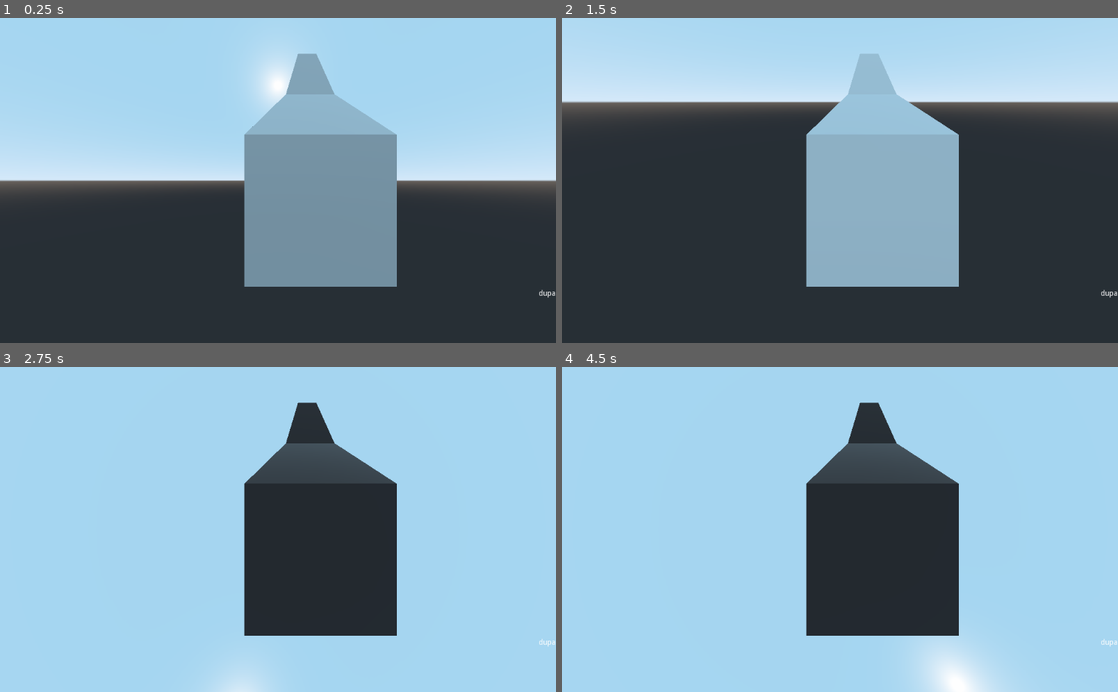
Above: before the commit, frames 1-4 (two rows, left to right).
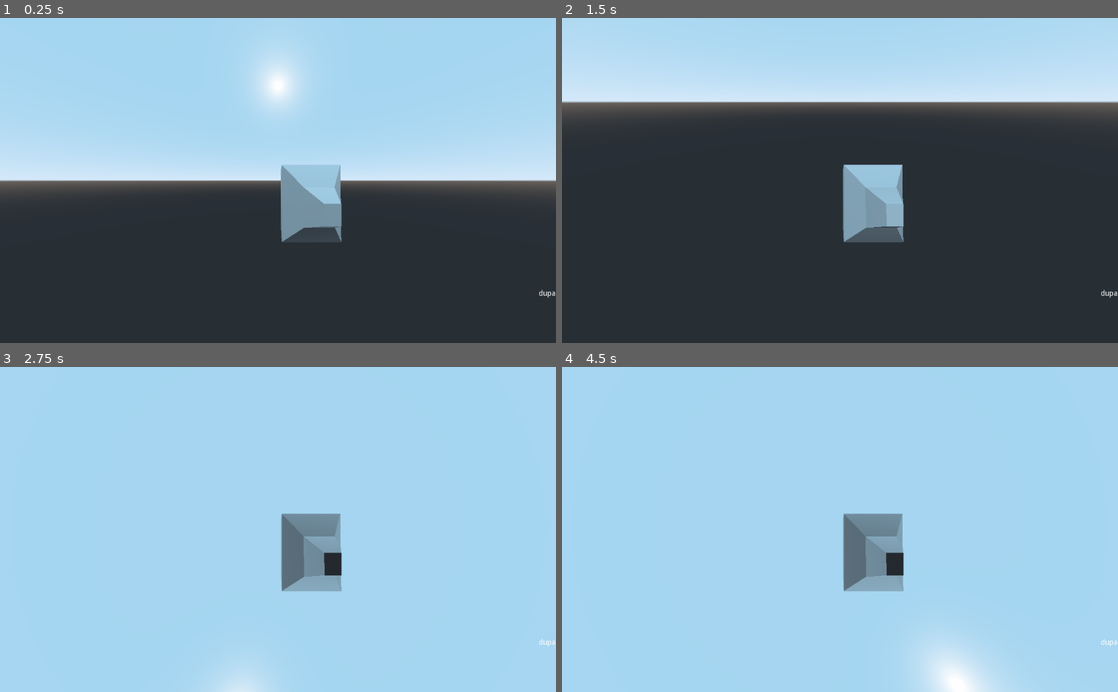
Above: after the commit, the same moments.

Repository: piotr-rudnik/spookt
Game: Godot game, scene res://scenes/main_scene.tscn
The game is run twice, just before and just after one commit, with the same random seed, the same clock (stepped at 60 frames per second) and the same inputs.
Inputs (mouse positions are in pixels of both pictures, inside the frame that each line leads up to):
- Up to frame 1 (0.25 s): no input
- Up to frame 2 (1.5 s): tap Enter at 0.5 s; move the mouse to (962, 164) at 0.52 s; hold D (ui_right) 0.53-1.28 s; hold Q (ui_weapon_change) 0.53-1.28 s; tap Space at 1.25 s; move the mouse to (728, 196) at 1.27 s; hold S (ui_down) from 1.28 s (still down); tap Q (ui_weapon_change) at 1.35 s
- Up to frame 3 (2.75 s): tap Enter at 2 s; move the mouse to (333, 458) at 2.02 s; release S (ui_down) at 2.03 s; hold D (ui_right) from 2.03 s (still down); hold Q (ui_weapon_change) from 2.03 s (still down)
- Up to frame 4 (4.5 s): tap Space at 2.75, 4.25 s; move the mouse to (812, 594) at 2.77 s; release D (ui_right) at 2.78 s; release Q (ui_weapon_change) at 2.78 s; hold W (ui_up) 2.78-3.53 s; tap Q (ui_weapon_change) at 2.85, 4.35 s; tap Enter at 3.5 s; move the mouse to (1006, 578) at 3.52 s; hold Q (ui_weapon_change) 3.53-4.28 s; hold A (ui_left) from 3.53 s (still down); move the mouse to (673, 480) at 4.27 s

The runs differ from the first frame. In frame 1, 14% of the frame differs, in the area x 43-72%, y 10-83%; in frame 2, 14%; in frame 3, 16%; in frame 4, 16%.
Error before the commit: Invalid get index 'transform' (on base: 'null instance'). (res://scripts/character.gd:25)
Error after the commit: Invalid get index 'current_item' (on base: 'Camera'). (res://scripts/character.gd:26)

Commit message:
Whatever

Diff:
--- a/scripts/character.gd
+++ b/scripts/character.gd
@@ -20,13 +20,16 @@
 
 signal item_change
 
-func set_current_item(item):
-	print("Setting new item " + item.to_string())
-	var origin = $Head.get_node("current_item").transform.origin
-	item.transform.origin = origin
-	$Head.get_node("current_item").replace_by(item)
+func set_current_item(new_item):
+
+	print("Dupa")
+	var current_item = $Head.current_item
+	print("Current item " + current_item.to_string())
+	print("Setting new item " + new_item.to_string())
+	new_item.transform = current_item.transform
+	current_item.replace_by(new_item)
 	print("Event item_change")
-	emit_signal("item_change", item.item_name)
+	emit_signal("item_change", new_item.item_name)
 
 func _ready():
 	Input.set_mouse_mode(Input.MOUSE_MODE_CAPTURED)
